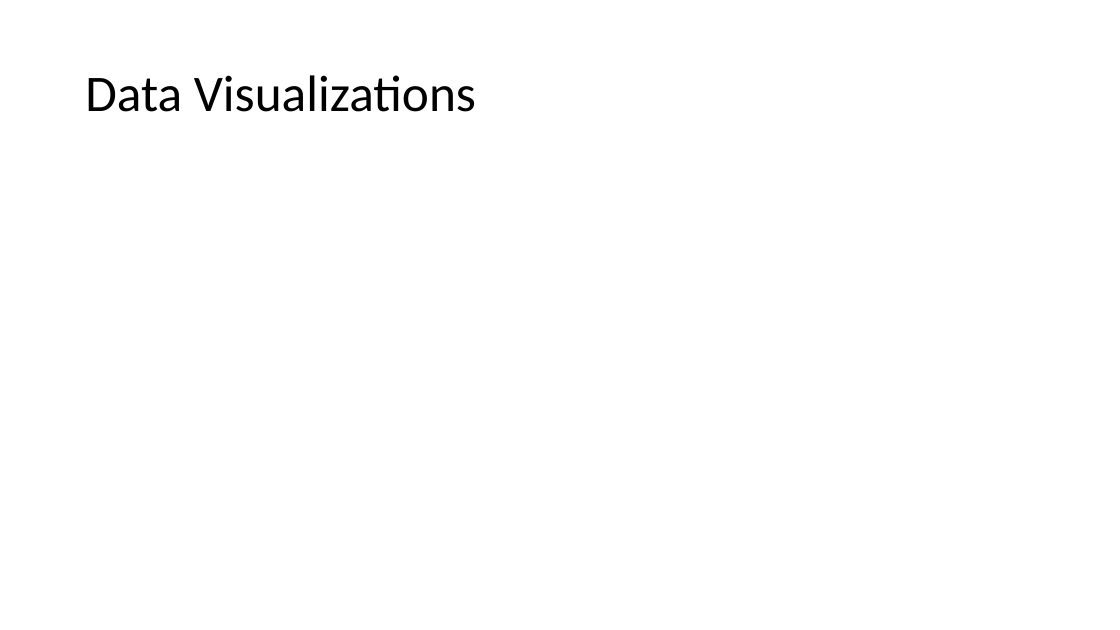
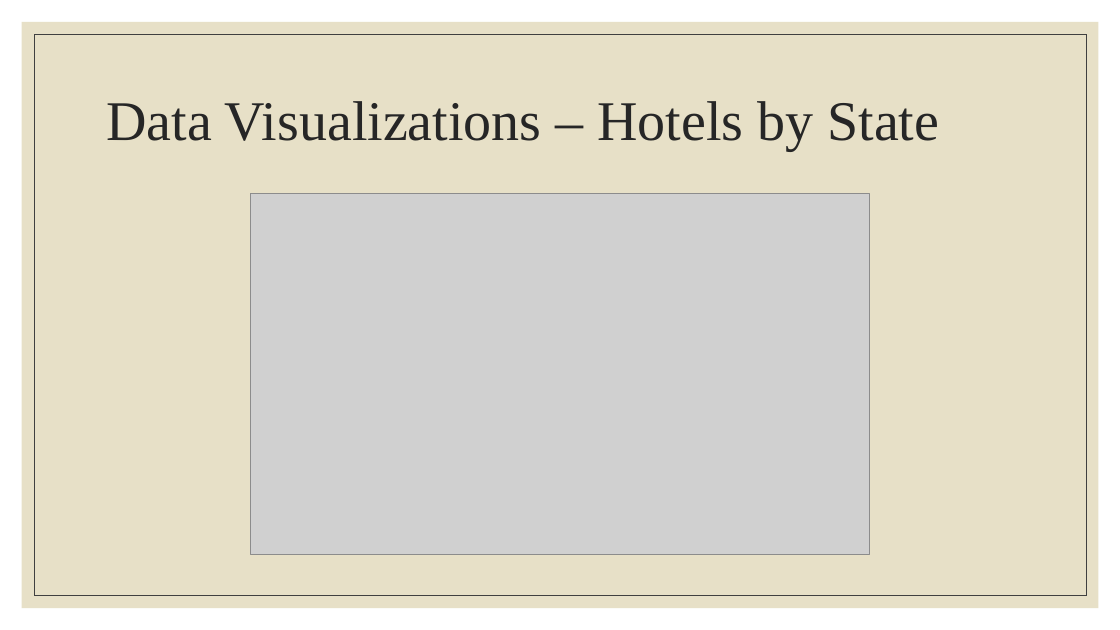
Before and after one commit to m-mcdougall/Capstone-DATS6501, a slide deck: slide 11 of Capstone Presentation.pptx (slide 10 before the commit). Drawn at 1120x630 pixels with LibreOffice and Linux fonts; fonts in the diff are those of the drawing; grey boxes stand for pictures. Boxes give left, top, right and bottom in pixels: in the first picture for what was removed or moved away, otherwise in the second. Text is boxed around its words. In the diff, an @@ line names an element or a change of style, - is before the commit and + after.

```diff
--- a/Capstone Presentation.pptx
+++ b/Capstone Presentation.pptx
@@ rectangle added at (22,22,1099,608), fill #E7E0C7 @@
@@ rectangle added at (34,34,1086,596), outline #404040 0.5 pt @@
@@ title at (106,101,939,150): text changed; size 44 to 48 pt; font Calibri to Times New Roman; text colour #000000 to #262626 @@
-Data Visualizations
+Data Visualizations – Hotels by State
@@ picture added at (251,193,870,555) @@
```
Also in this commit, not shown: 5 other slides changed, 17 slides added, 4 slides removed, 4 other files.
